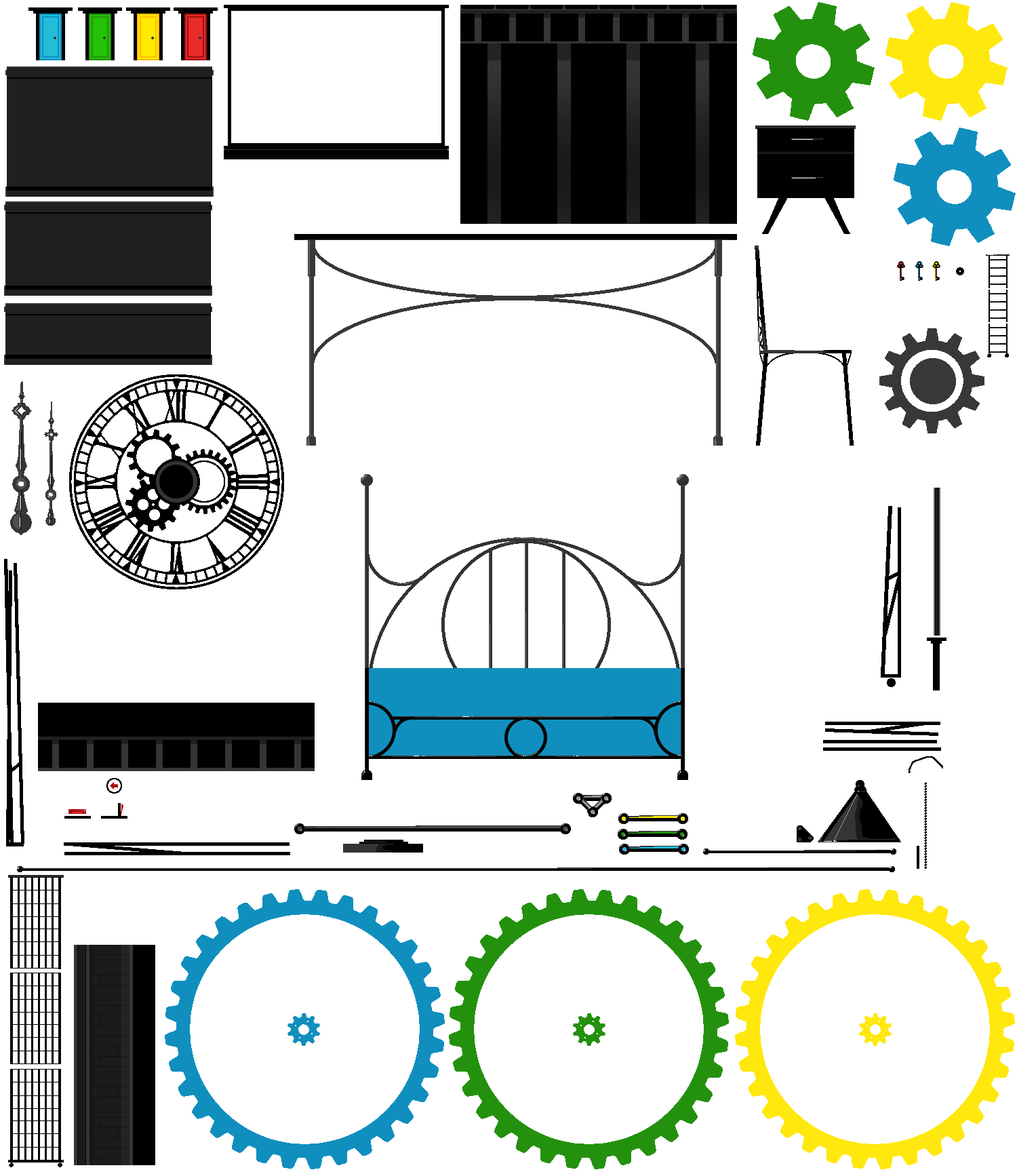
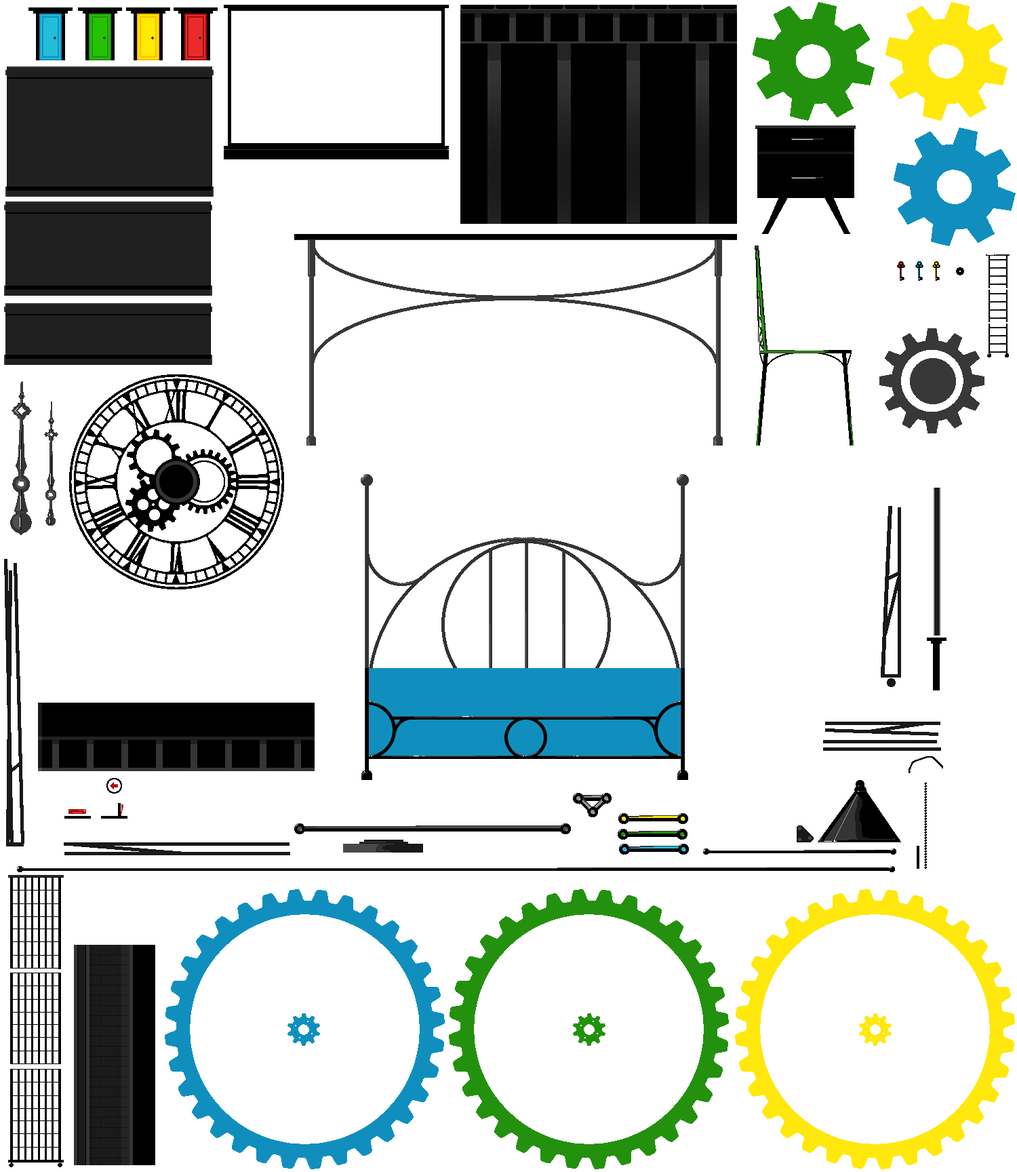
Two versions of the same layered image (1017×1172). Layer-by-layer changes:
painted on "Rood" over [left=4, top=250, right=942, bottom=855]
